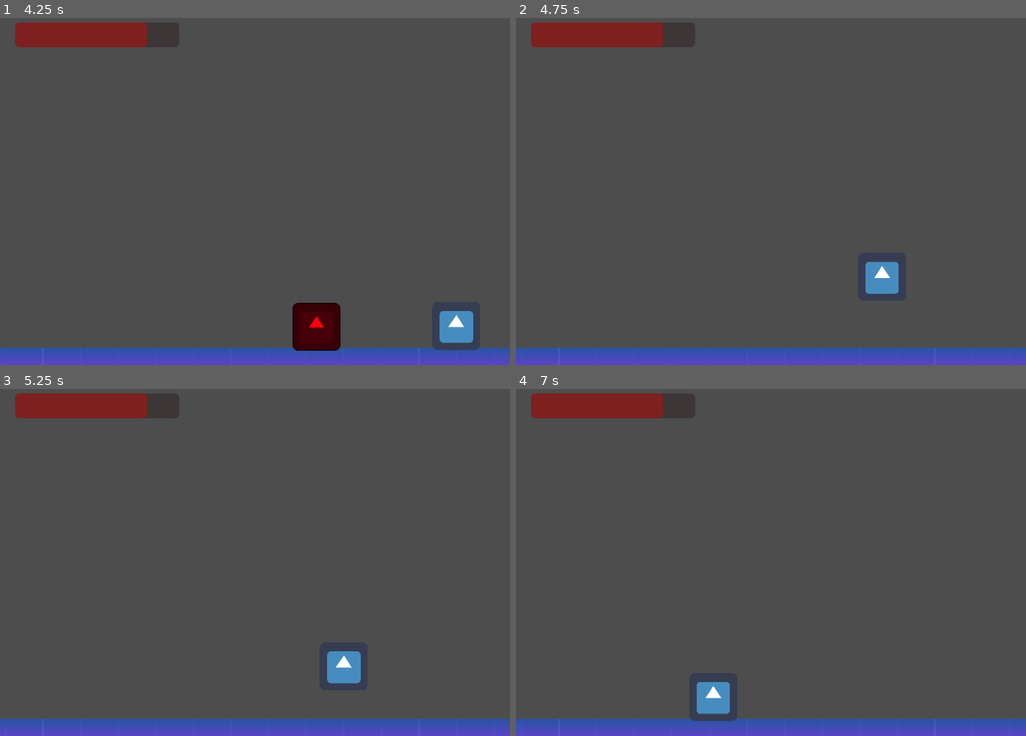
Above: before the commit, frames 1-4 (two rows, left to right).
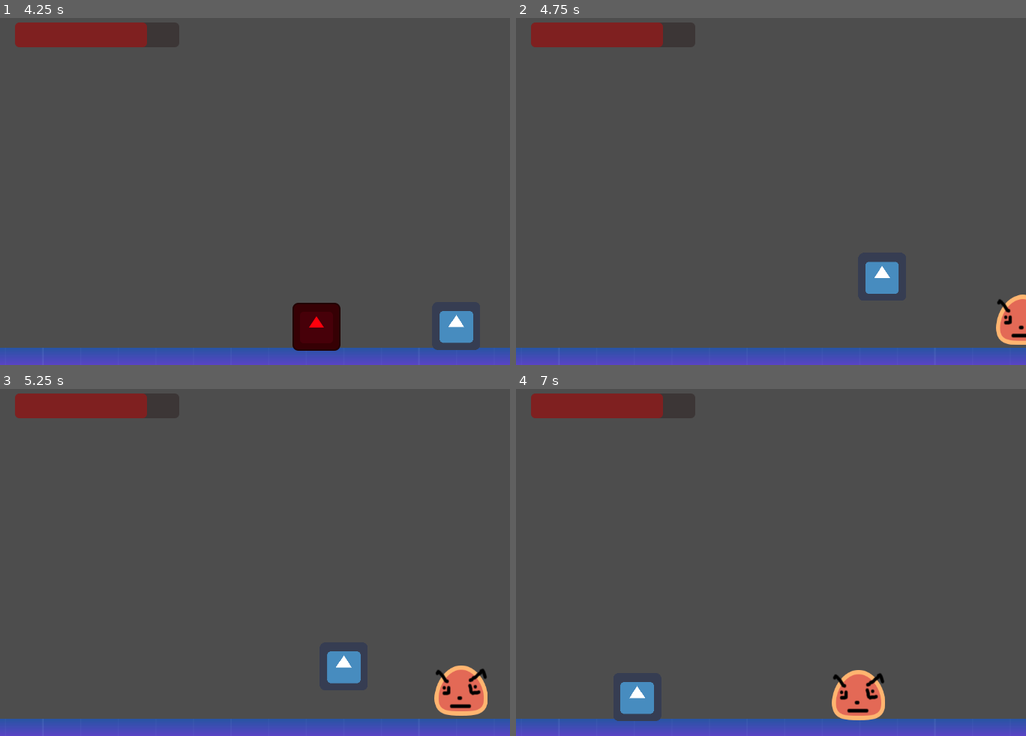
Above: after the commit, the same moments.

Repository: edurs2602/epogames2023
Game: Godot game, scene res://scenes/enviroment/main.tscn
Two runs of this game, one before a commit and one after it. Both use one fixed random seed, a clock stepped at 60 frames per second and the inputs below. The engine's default icon, where the game draws it, is replaced by a stand-in: a white triangle on a blue panel in a dark square.
Inputs:
- Up to frame 1 (4.25 s): tap Enter (ui_accept) at 0.5, 0.77, 1.52, 3.02, 3.77 s; hold Right (ui_right) 0.53-2.03 s; tap Shift (shift) every 0.75 s from 0.6 to 3.6 s; hold Left (ui_left) 2.03-2.78 s; hold Right (ui_right) from 2.78 s (still down)
- Up to frame 2 (4.75 s): release Right (ui_right) at 4.28 s; hold Left (ui_left) from 4.28 s (still down); tap Shift (shift) at 4.35 s; tap Enter (ui_accept) at 4.52 s
- Up to frame 3 (5.25 s): release Left (ui_left) at 5.03 s; hold Right (ui_right) from 5.03 s (still down); tap Shift (shift) at 5.1 s
- Up to frame 4 (7 s): release Right (ui_right) at 5.78 s; hold Left (ui_left) from 5.78 s (still down); tap Shift (shift) at 5.85, 6.6 s; tap Enter (ui_accept) at 6.02, 6.77 s

Frame 1 is identical in both runs. In frame 2, 0.7% of the frame differs, in the area x 94-100%, y 79-95%; in frame 3, 1.3%; in frame 4, 2.6%, in the area x 19-73%, y 80-96%.

Commit message:
aprimorando o inimigo voador

Diff:
--- a/src/Actors/scripts/fly_enemy.gd
+++ b/src/Actors/scripts/fly_enemy.gd
@@ -11,6 +11,7 @@
 
 var HEALTH = 30
 var directionYIdle = 2
+var yDelta = 1
 var is_enemy_on_floor = null
 var timing_fly = null
 var gravity = ProjectSettings.get_setting("physics/2d/default_gravity")
@@ -22,9 +23,11 @@
 	else:
 		is_enemy_on_floor = false
 
+
+
 	if !is_enemy_on_floor and !player_chase:
 		#velocity.y += (directionYIdle * SPEED) * delta
-		pass
+		velocity.y = move_toward(position.y, position.y - 2, delta * yDelta)
 
 	if(player_chase):
 		position += (player.position - position)/SPEED
@@ -33,6 +36,7 @@
 
 
 func _ready():
+
 	timer.start()
 
 func _process(delta):
@@ -64,4 +68,4 @@
 
 
 func _on_timer_timeout():
-	directionYIdle *= -1
+	yDelta *= -1
Binary file changed: assets/sprite_sheet_da_coelha.png
